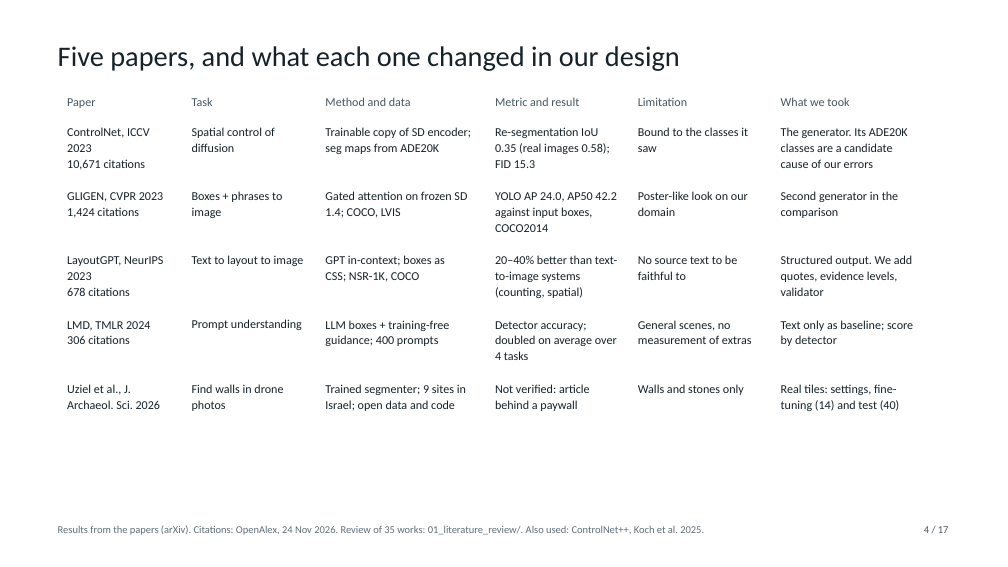
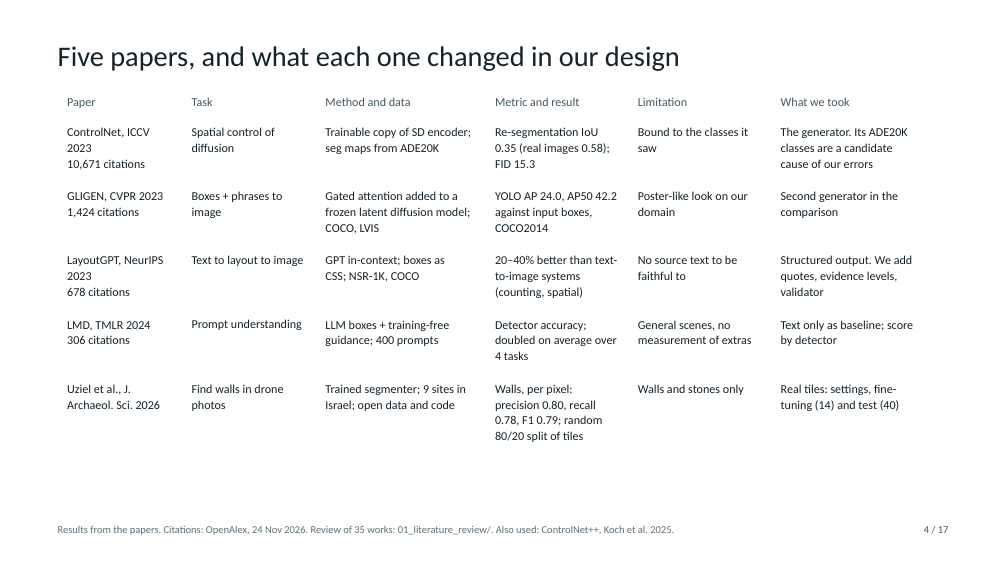
Before and after one commit to ssen2803/arch-to-image, a slide deck: slide 4 of slides/midterm.pptx. Drawn at 1008x567 pixels with LibreOffice and Linux fonts; fonts in the diff are those of the drawing; background and template pictures are left out. Boxes give left, top, right and bottom in pixels: in the first picture for what was removed or moved away, otherwise in the second. Text is boxed around its words. In the diff, an @@ line names an element or a change of style, - is before the commit and + after.

```diff
--- a/slides/midterm.pptx
+++ b/slides/midterm.pptx
@@ text at box(325, 191, 470, 233): text changed @@
-Gated attention on frozen SD
-1.4; COCO, LVIS
+Gated attention added to a
+frozen latent diffusion model;
+COCO, LVIS
@@ text at box(495, 384, 602, 442): text changed @@
-Not verified: article
-behind a paywall
+Walls, per pixel:
+precision 0.80, recall
+0.78, F1 0.79; random
+80/20 split of tiles
@@ text at box(58, 526, 674, 535): text changed @@
-Results from the papers (arXiv). Citations: OpenAlex, 24 Nov 2026. Review of 35 works: 01_literature_review/. Also used: ControlNet++, Koch et al. 2025.
+Results from the papers. Citations: OpenAlex, 24 Nov 2026. Review of 35 works: 01_literature_review/. Also used: ControlNet++, Koch et al. 2025.
```
Also in this commit, not shown: 6 other slides changed, 25 other files.
